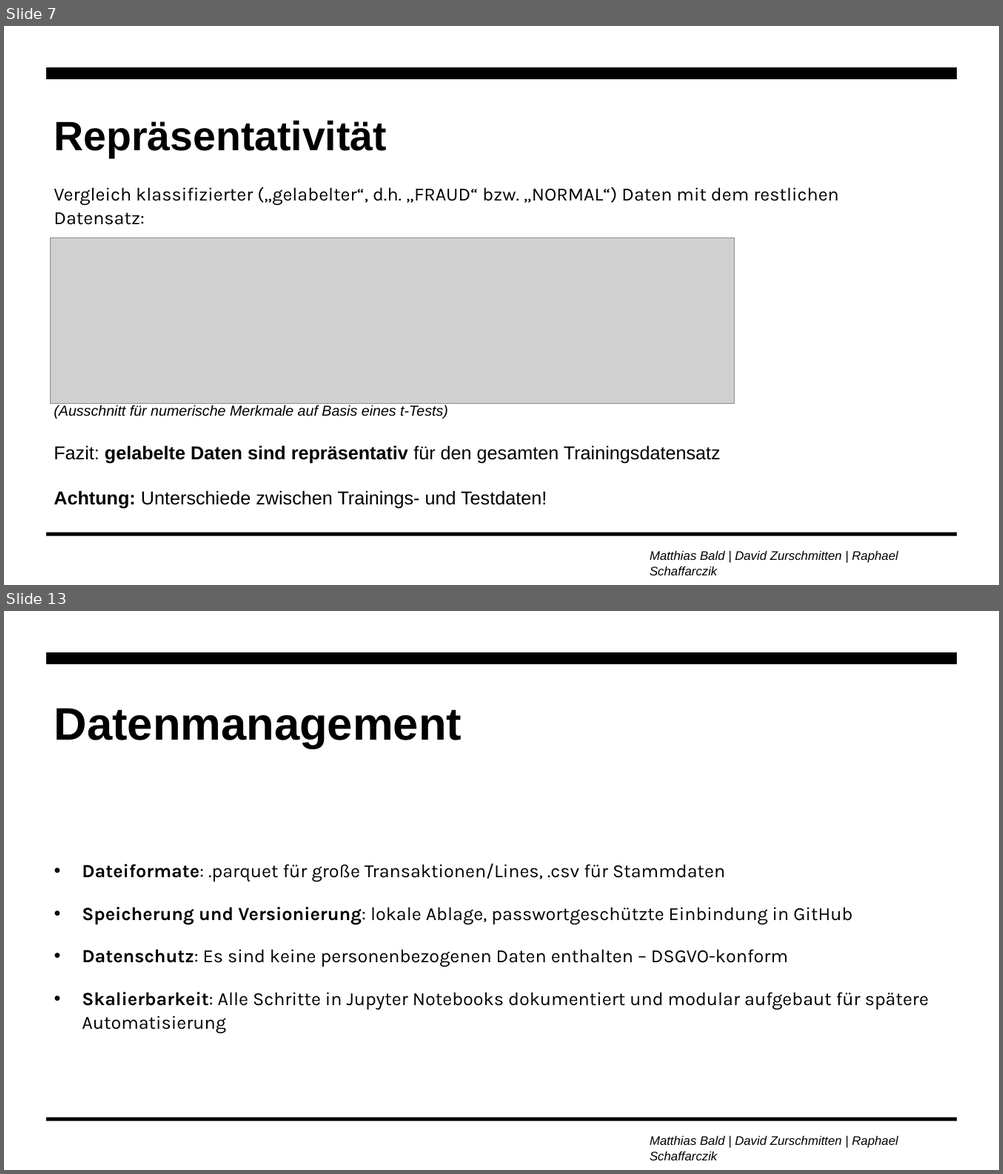
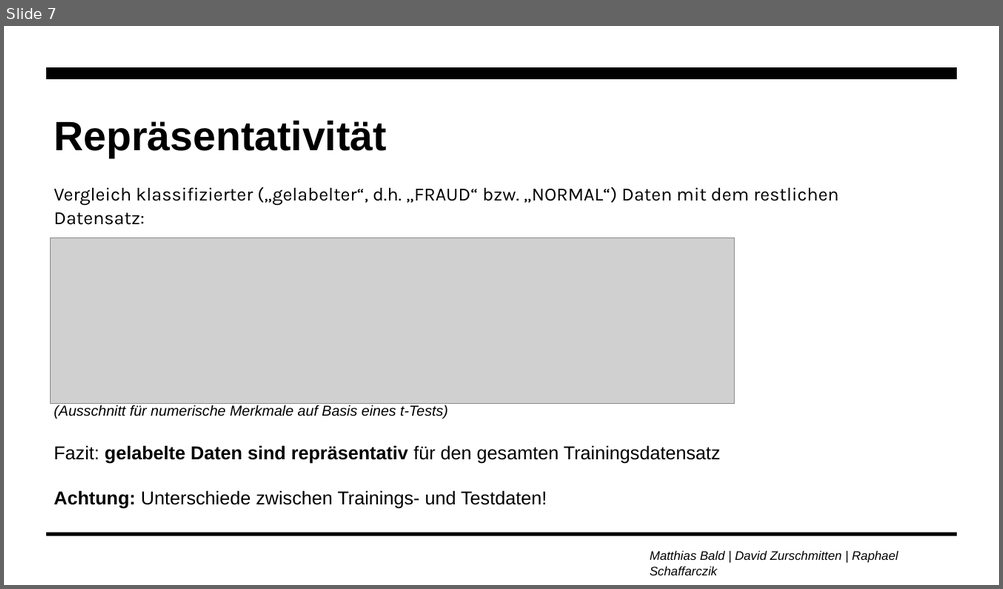
Before and after one commit to zurdavid/projektpraktikum-datascience, a slide deck: präsentationen/Meilenstein2_Praesentation_Raphael.pptx. Shown one above the other, each under a label of ours: slides 7 and 13 before the commit, slide 7 after it; the slides between them are not shown. The pictures are 1003x1174 and 1003x589 pixels, drawn with LibreOffice and Linux fonts; fonts in the diff are those of the drawing; grey boxes stand for pictures; background and template pictures are left out. Boxes give left, top, right and bottom in pixels: in the first picture for what was removed or moved away, otherwise in the second. Text is boxed around its words. In the diff, an @@ line names an element or a change of style, - is before the commit and + after.

```diff
--- a/präsentationen/Meilenstein2_Praesentation_Raphael.pptx
+++ b/präsentationen/Meilenstein2_Praesentation_Raphael.pptx
@@ slide 13 removed at <box>4,611,999,1170</box>, background #FFFFFF; not listed: 3 template elements that a slide beside it also shows @@
@@ title removed at <box>54,708,462,749</box> @@
-Datenmanagement
@@ text removed at <box>82,863,928,1034</box> @@
-• Dateiformate: .parquet für große Transaktionen/Lines, .csv für Stammdaten
-• Speicherung und Versionierung: lokale Ablage, passwortgeschützte Einbindung in GitHub
-• Datenschutz: Es sind keine personenbezogenen Daten enthalten – DSGVO-konform
-• Skalierbarkeit: Alle Schritte in Jupyter Notebooks dokumentiert und modular aufgebaut für spätere Automatisierung
```
Also in this commit, not shown: 4 slides changed, 27 slides added, 14 other slides removed, 1 other file.
